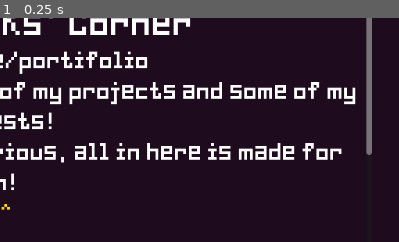
Above: before the commit, frame 1.
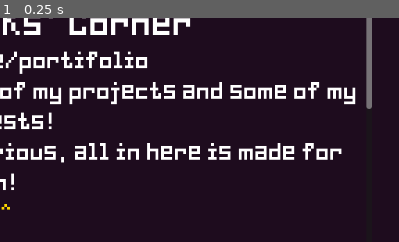
Above: after the commit, the same moment.

Repository: Ks-Marbs/ks-corner
Game: Godot game, scene res://main.tscn
Same seed, same stepped clock (60 frames per second), same inputs: the game is played once before the commit and once after it.
Inputs:
- Up to frame 1 (0.25 s): no input
The pictures show only the part of the screen within x 50-100%, y 27-77%; the shares and areas given below are measured in that part.

The runs differ from the first frame. In frame 1, 0.3% of the frame differs, in the area x 91-94%, y 39-62%.

Commit message:
had to update the exporter

Diff:
--- a/global.gd
+++ b/global.gd
@@ -11,16 +11,19 @@
 Made in Godot [img=width=36emxheight=36em]res://icon.svg[/img]
 
 About me:
+	My name is Ks! Well, my internet name is Ks
+I'm currently 17, was born and live in Brazil, and am fluent in both Portuguese and English.
+I always wanted to show people some of my interests and projects and kewl stuff that may come, so I made this website, without knowing a single bit of HTML.
+If you like any of the following: M4th, Programming, Colors, Linguistics, Boops;
+This is a place for you! If you don't, you are still welcome!
+
+
+TL;DR:
 [left]Name: Ks
-
 Age: 17
-
 Nationality: Brazilian  [img=width=36emxheight=36em]res://images/Brazil.png[/img]
-
 Interests: Math, Coding, Rhythm!
-
-Favourite animal: Huskys!
-
+Favourite animal: Dogz
 Current favourite song: [url=https://www.youtube.com/watch?v=GaqDu16Rfe4&list=RDGaqDu16Rfe4]Mirror[/url]
 [/left]
 ",
Not shown, changed: export_presets.cfg
Not shown, changed: index.html
Not shown, changed: index.js
Not shown, changed: index.pck
Not shown, changed: index.wasm
